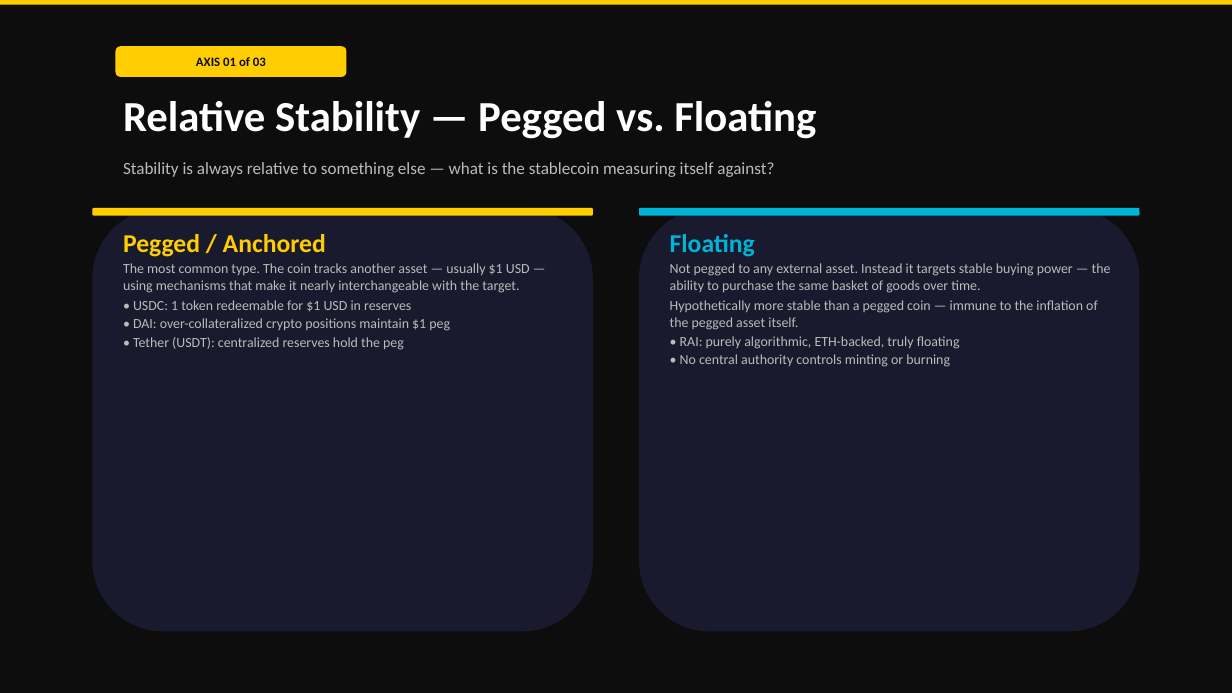
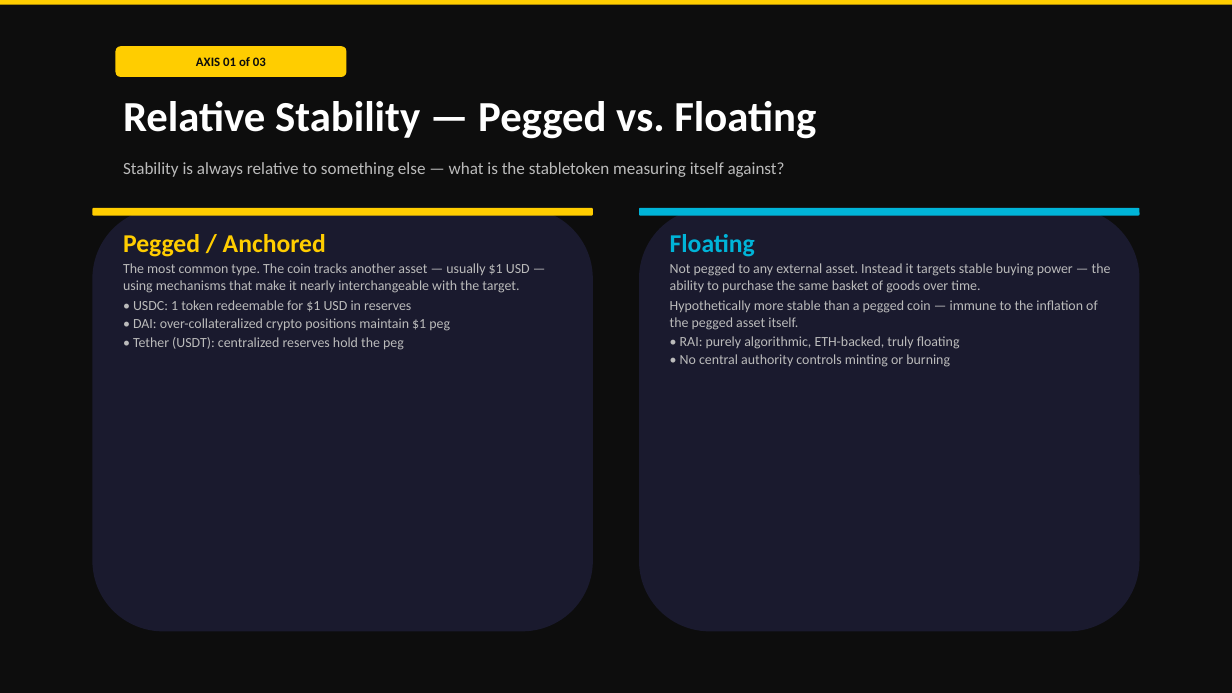
Before and after one commit to ulas96/movement-stabletoken, a slide deck: slide 12 of docs/presentations/SmartContracts_DeFi_Movement.pptx. Drawn at 1232x693 pixels with LibreOffice and Linux fonts; fonts in the diff are those of the drawing. Boxes give left, top, right and bottom in pixels: in the first picture for what was removed or moved away, otherwise in the second. Text is boxed around its words. In the diff, an @@ line names an element or a change of style, - is before the commit and + after.

Commit message:
defi presentation update
stablecoin term updated to stabletoken

```diff
--- a/docs/presentations/SmartContracts_DeFi_Movement.pptx
+++ b/docs/presentations/SmartContracts_DeFi_Movement.pptx
@@ text at box(123, 162, 785, 177): text changed @@
-Stability is always relative to something else — what is the stablecoin measuring itself against?
+Stability is always relative to something else — what is the stabletoken measuring itself against?
```
Also in this commit, not shown: 5 other slides changed, 2 other files.
